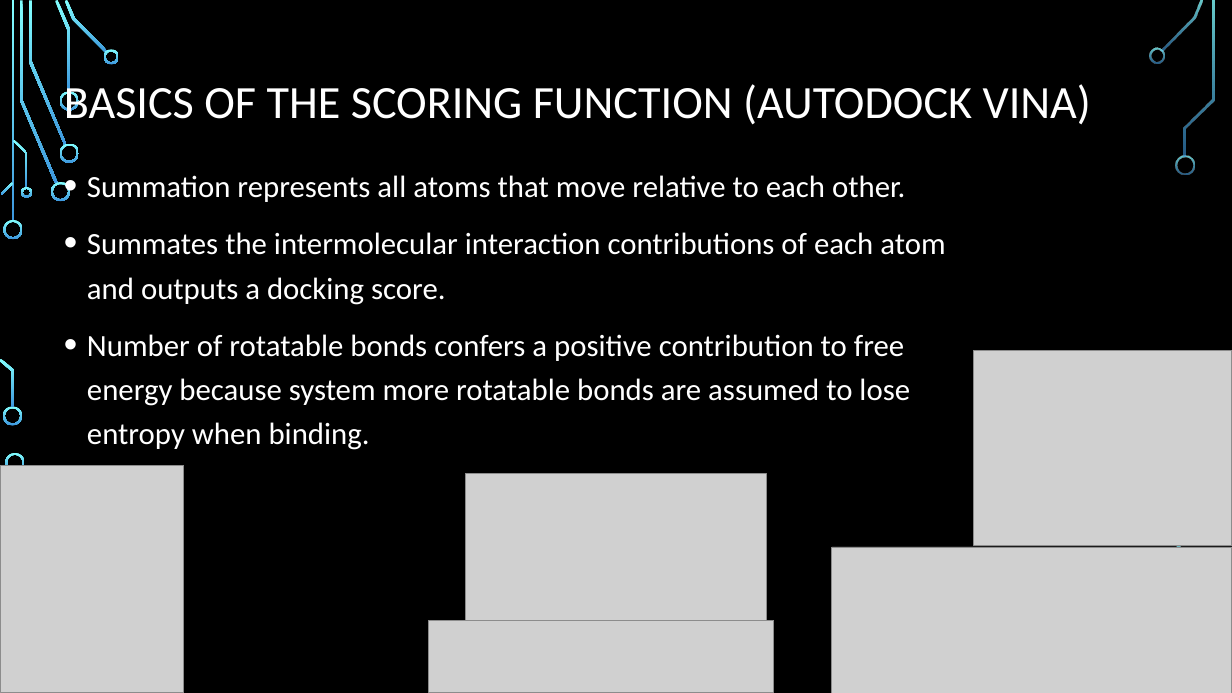
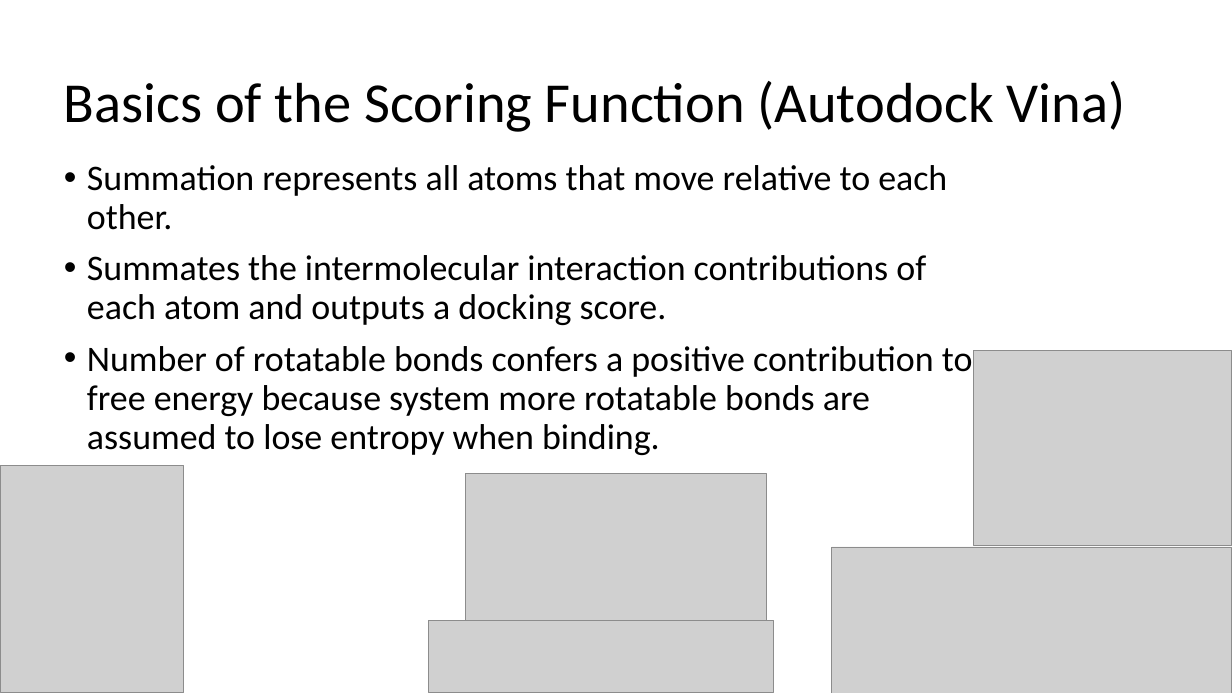
Before and after one commit to CCBatIIT/modelingworkshop, a slide deck: slide 11 of slides/2-2-molecular_docking.pptx. Drawn at 1232x693 pixels with LibreOffice and Linux fonts; fonts in the diff are those of the drawing; grey boxes stand for pictures; background and template pictures are left out. Boxes give left, top, right and bottom in pixels: in the first picture for what was removed or moved away, otherwise in the second. Text is boxed around its words. In the diff, an @@ line names an element or a change of style, - is before the commit and + after.

```diff
--- a/slides/2-2-molecular_docking.pptx
+++ b/slides/2-2-molecular_docking.pptx
@@ background picture (left out) to #FFFFFF @@
@@ title at (64, 81, 1126, 132): text changed; size 36 to 44 pt; text colour #FFFFFF to #000000 @@
-BASICS OF THE SCORING FUNCTION (AUTODOCK VINA)
+Basics of the Scoring Function (Autodock Vina)
@@ text "Summation represents all atoms that ..." at (87, 165, 973, 455): size 24 to 28 pt, text colour #FFFFFF to #000000; line spacing 1.2 to 0.9 @@
@@ group removed at (0, 0, 1214, 692): 20 freeform shapes, 1 rectangle @@
```
Also in this commit, not shown: 16 other slides changed, 9 other files.
